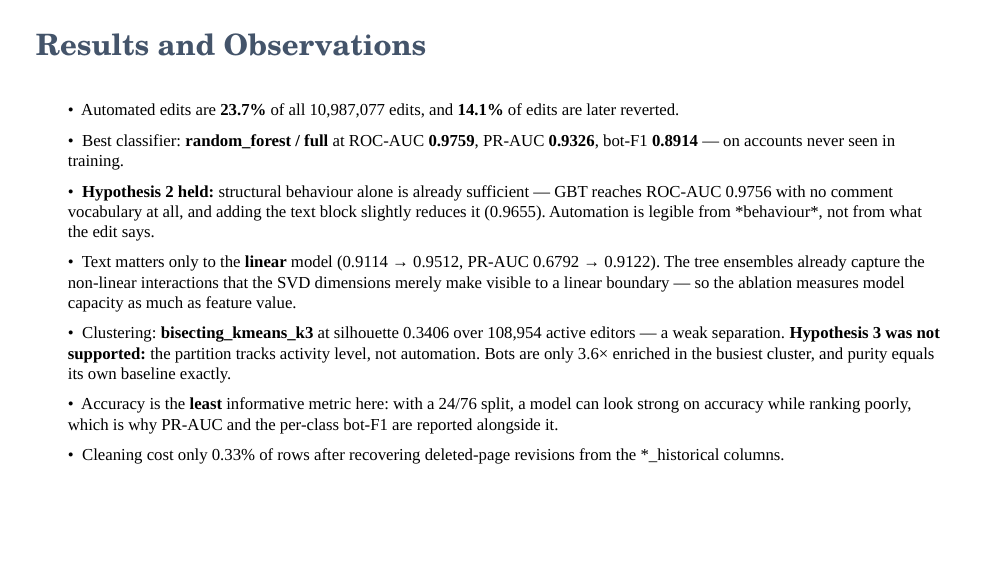
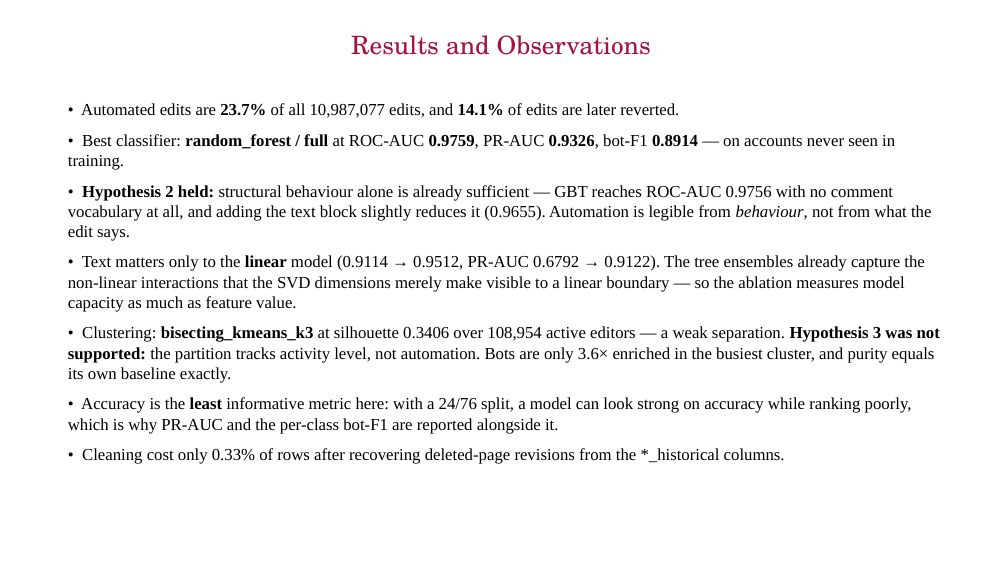
Before and after one commit to CognacStealer/BIgData, a slide deck: slide 19 of reports/MMDS_EndSem_Wikimedia_Bot_Detection.pptx. Drawn at 1008x567 pixels with LibreOffice and Linux fonts; fonts in the diff are those of the drawing; background and template pictures are left out. Boxes give left, top, right and bottom in pixels: in the first picture for what was removed or moved away, otherwise in the second. Text is boxed around its words. In the diff, an @@ line names an element or a change of style, - is before the commit and + after.

```diff
--- a/reports/MMDS_EndSem_Wikimedia_Bot_Detection.pptx
+++ b/reports/MMDS_EndSem_Wikimedia_Bot_Detection.pptx
@@ title "Results and Observations" at box(351, 35, 651, 55): size 28 to 24 pt, text colour #44546A to #A4123F, bold off; alignment left to centre @@
@@ text at box(68, 185, 931, 241): text changed @@
-• Hypothesis 2 held: structural behaviour alone is already sufficient — GBT reaches ROC-AUC 0.9756 with no comment vocabulary at all, and adding the text block slightly reduces it (0.9655). Automation is legible from *behaviour*, not from what the edit says.
+• Hypothesis 2 held: structural behaviour alone is already sufficient — GBT reaches ROC-AUC 0.9756 with no comment vocabulary at all, and adding the text block slightly reduces it (0.9655). Automation is legible from behaviour, not from what the edit says.
```
Also in this commit, not shown: 22 other slides changed, 2 other files.
